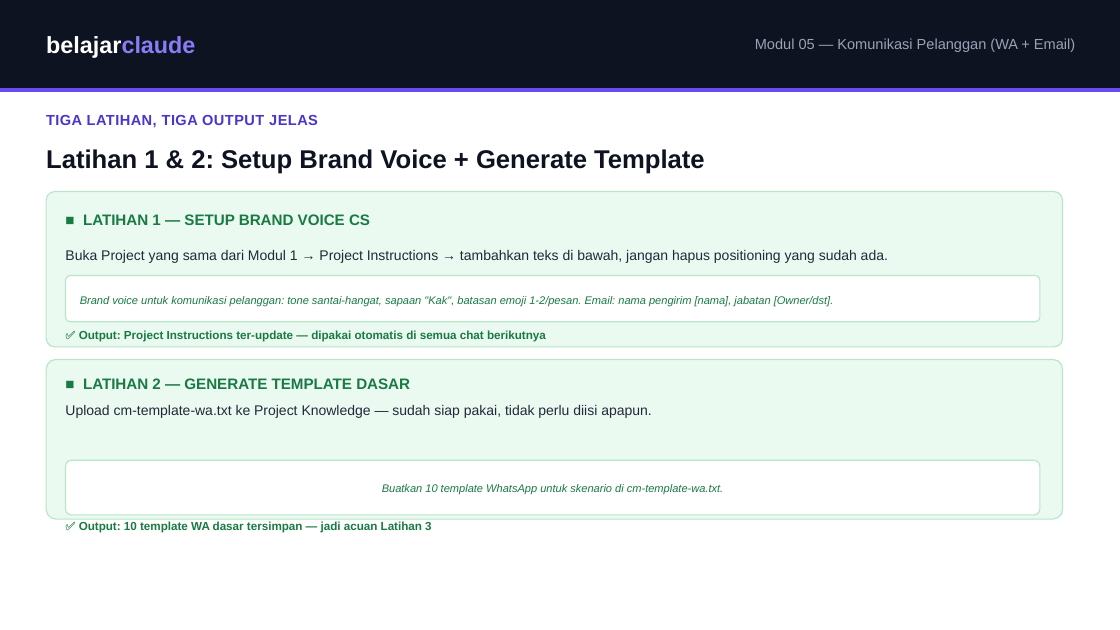
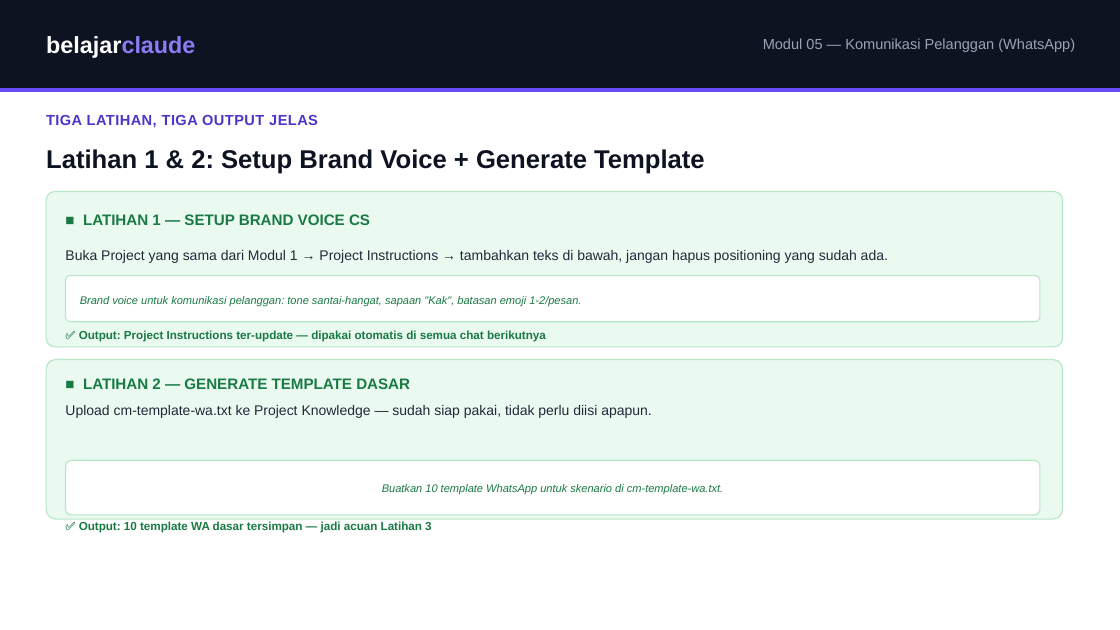
Before and after one commit to juliautomo/belajar-claude, a slide deck: slide 7 of Content-Marketing/M05-Komunikasi-Pelanggan/K3-M05-Komunikasi-Pelanggan.pptx. Drawn at 1120x630 pixels with LibreOffice and Linux fonts; fonts in the diff are those of the drawing. Boxes give left, top, right and bottom in pixels: in the first picture for what was removed or moved away, otherwise in the second. Text is boxed around its words. In the diff, an @@ line names an element or a change of style, - is before the commit and + after.

Commit message:
M05: remove Email entirely, WhatsApp-only module
- Module title/desc/tip-box/mistakes list all de-Email'd
- Replaced 6-card scenario grid with 10-card grid matching cm-template-wa.txt's real scenarios (adds complaint handling)
- Removed Cara Kerja: Email step-row and Contoh Prompt: Email block
- Deleted cm-template-email.txt - cm-template-wa.txt is now the sole supporting file
- Updated public preview (content-marketing.html) and admin.html module labels
- Reworked all 8 PPTX slides to match, re-rendered and visually verified each

Checkpoint 104

```diff
--- a/Content-Marketing/M05-Komunikasi-Pelanggan/K3-M05-Komunikasi-Pelanggan.pptx
+++ b/Content-Marketing/M05-Komunikasi-Pelanggan/K3-M05-Komunikasi-Pelanggan.pptx
@@ text at [763, 38, 1075, 52]: text changed @@
-Modul 05 — Komunikasi Pelanggan (WA + Email)
+Modul 05 — Komunikasi Pelanggan (WhatsApp)
@@ text at [80, 296, 581, 306]: text changed @@
-Brand voice untuk komunikasi pelanggan: tone santai-hangat, sapaan "Kak", batasan emoji 1-2/pesan. Email: nama pengirim [nama], jabatan [Owner/dst].
+Brand voice untuk komunikasi pelanggan: tone santai-hangat, sapaan "Kak", batasan emoji 1-2/pesan.
```
Also in this commit, not shown: 6 other slides changed, 1 slide added, 1 slide removed, 5 other files.
